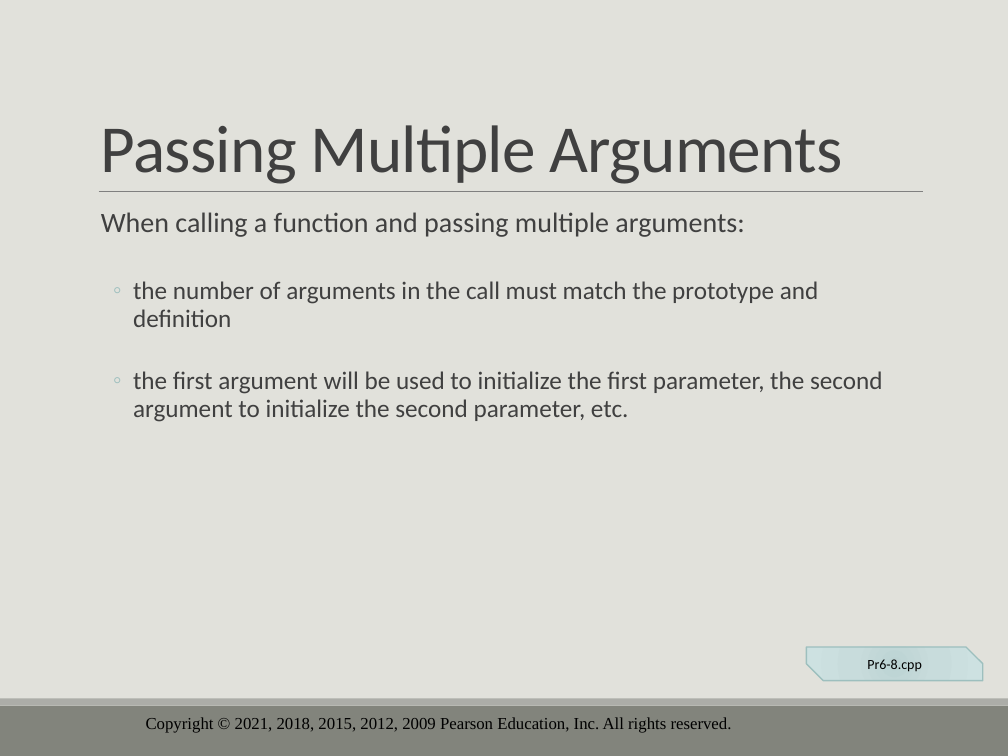
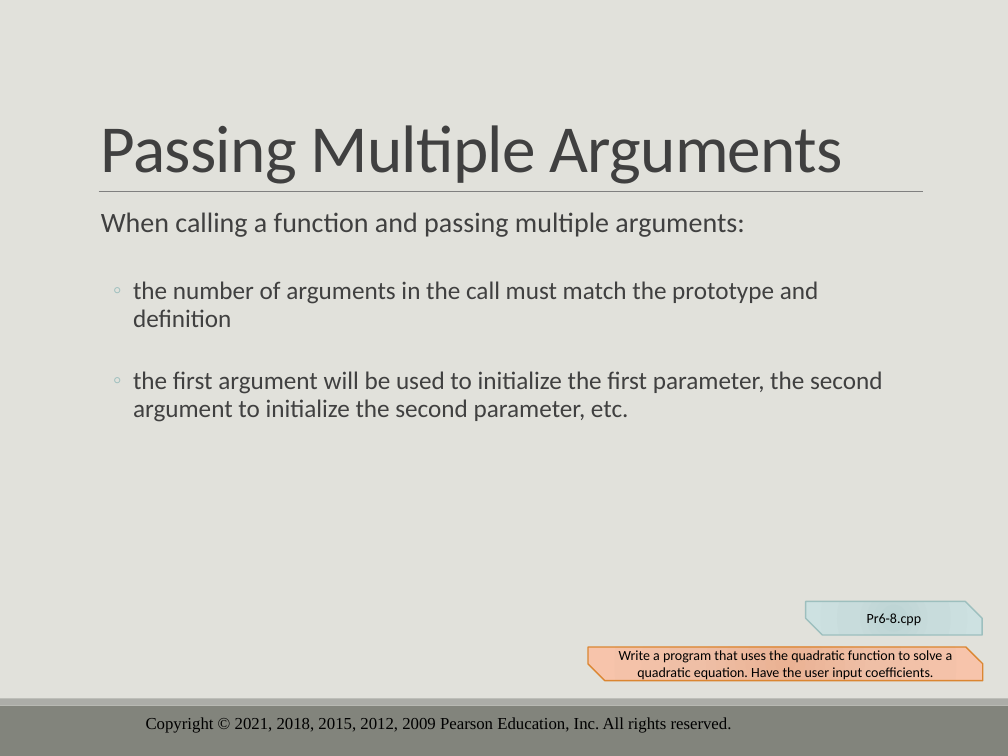
Before and after one commit to drolsonmi/eng1400, a slide deck: slide 21 of 1400_06_Functions.pptx. Drawn at 1008x756 pixels with LibreOffice and Linux fonts; fonts in the diff are those of the drawing; background and template pictures are left out. Boxes give left, top, right and bottom in pixels: in the first picture for what was removed or moved away, otherwise in the second. Text is boxed around its words. In the diff, an @@ line names an element or a change of style, - is before the commit and + after.

Commit message:
Lecture Oct 24

```diff
--- a/1400_06_Functions.pptx
+++ b/1400_06_Functions.pptx
@@ snip diag rect "Pr6-8.cpp": place and size @@
-snip diag rect "Pr6-8.cpp" at <box>806,647,983,680</box>
+snip diag rect "Pr6-8.cpp" at <box>805,602,982,635</box>
@@ snip diag rect added at <box>588,647,983,680</box>, fill gradient #EAB395 to #EFC0A7 to #F7C5AC, outline #DB8631 1 pt, 10 pt, text #000000 @@
+Write a program that uses the quadratic function to solve a quadratic equation. Have the user input coefficients.
```
Also in this commit, not shown: 3 other slides changed, 2 other files.
